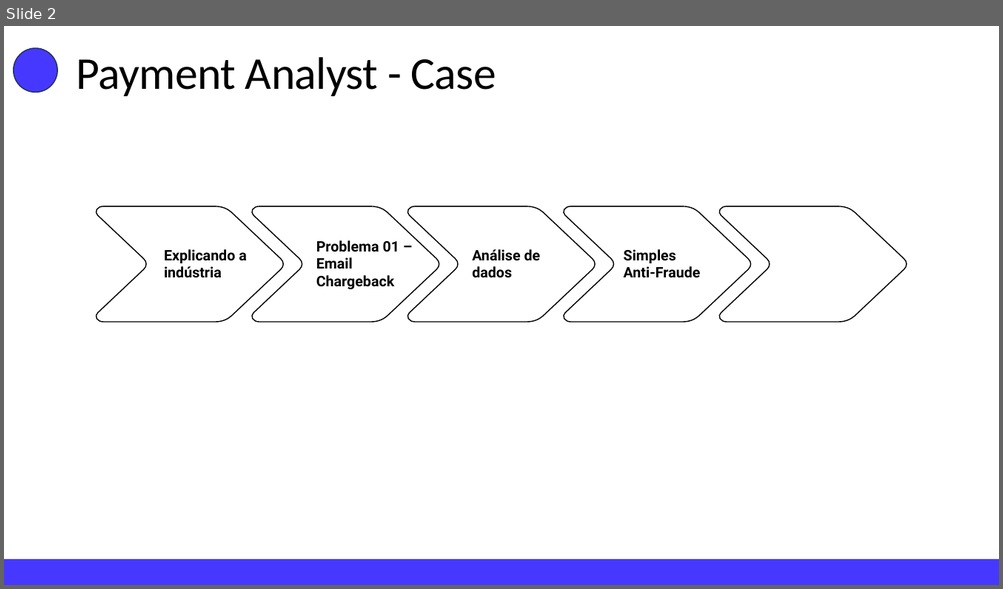
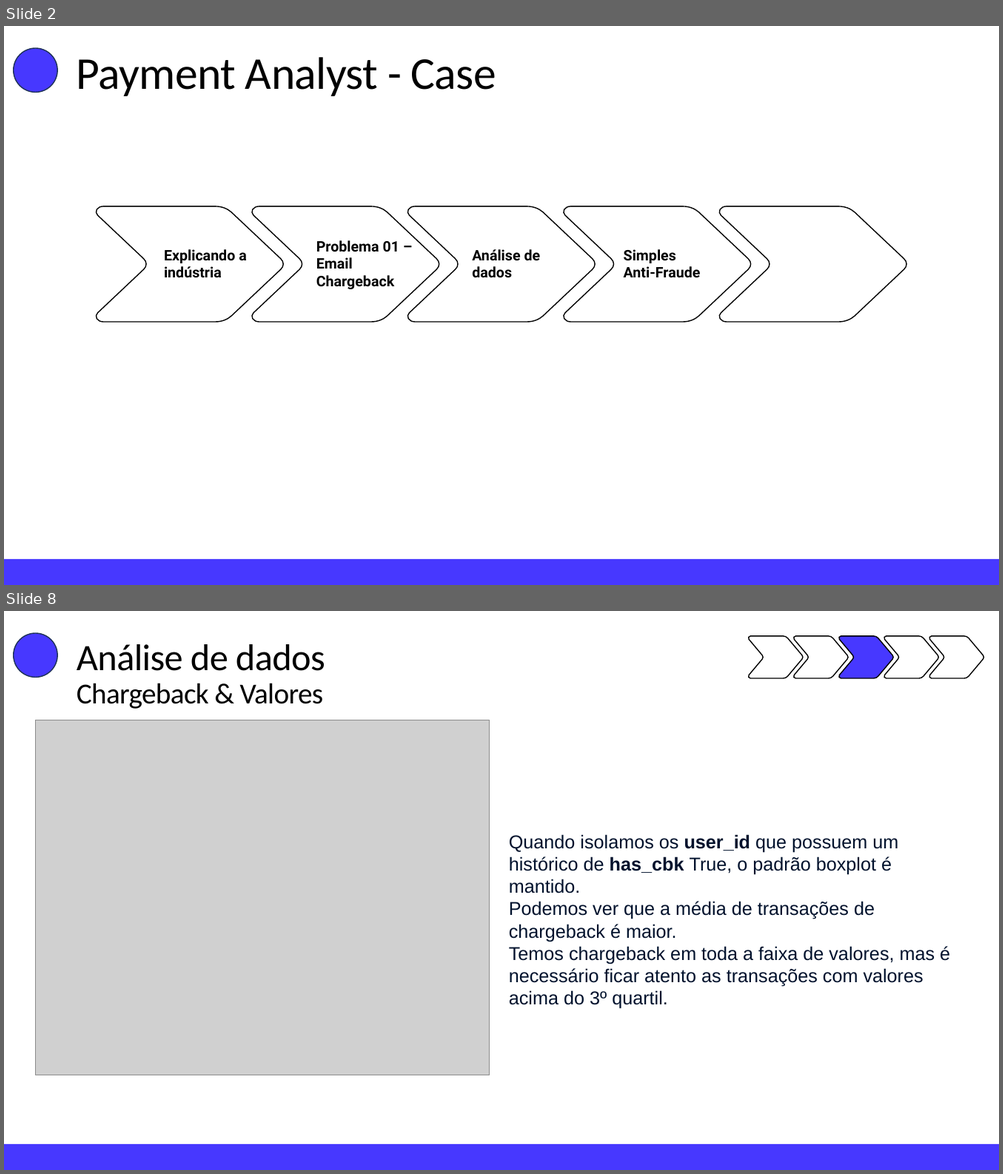
Before and after one commit to andreggalvao/CloudWalk-test, a slide deck: PPT-Teste.pptx. Shown one above the other, each under a label of ours: slide 2 before the commit, slides 2 and 8 after it; the slides between them are not shown. The pictures are 1003x589 and 1003x1174 pixels, drawn with LibreOffice and Linux fonts; fonts in the diff are those of the drawing; grey boxes stand for pictures. Boxes give left, top, right and bottom in pixels: in the first picture for what was removed or moved away, otherwise in the second. Text is boxed around its words. In the diff, an @@ line names an element or a change of style, - is before the commit and + after.

```diff
--- a/PPT-Teste.pptx
+++ b/PPT-Teste.pptx
@@ slide 8 added at (x1=4, y1=611, x2=999, y2=1170), background #FFFFFF @@
@@ ellipse added at (x1=14, y1=633, x2=58, y2=678), fill #4738FF, outline #1E3256 1 pt @@
@@ text added at (x1=77, y1=644, x2=325, y2=671), 36 pt, text #000000 @@
+Análise de dados
@@ freeform shape added at (x1=748, y1=636, x2=802, y2=679), outline #000000 1 pt @@
@@ freeform shape added at (x1=794, y1=636, x2=848, y2=679), outline #000000 1 pt @@
@@ freeform shape added at (x1=839, y1=636, x2=893, y2=679), fill #4738FF, outline #000000 1 pt @@
@@ freeform shape added at (x1=884, y1=636, x2=938, y2=679), fill #FFFFFF, outline #000000 1 pt @@
@@ freeform shape added at (x1=929, y1=636, x2=984, y2=679), fill #FFFFFF, outline #000000 1 pt @@
@@ text added at (x1=77, y1=683, x2=324, y2=709), 28 pt, text #000000 @@
+Chargeback & Valores
@@ picture added at (x1=35, y1=720, x2=489, y2=1075) @@
@@ text added at (x1=509, y1=834, x2=950, y2=987), 18 pt, text #00112C @@
+Quando isolamos os user_id que possuem um histórico de has_cbk True, o padrão boxplot é mantido.
+Podemos ver que a média de transações de chargeback é maior.
+Temos chargeback em toda a faixa de valores, mas é necessário ficar atento as transações com valores acima do 3º quartil.
@@ rectangle added at (x1=4, y1=1145, x2=999, y2=1170), fill #4738FF @@
```
Also in this commit, not shown: 2 slides changed, 19 other slides added, 4 slides removed, 2 other files.
